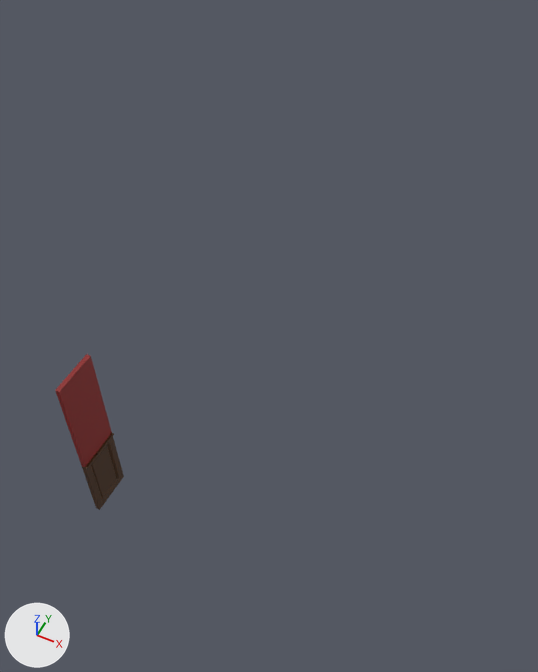
What one commit did to the Blender file Assets/Models/Hallway_00.blend.
The view is the same before and after, from a camera (50 mm lens) standing at (14.8, -12.8, 27.4) and looking at (2.9, 11.1, -2.6). Lighting does not change. The marker at lower left points along +X, +Y and +Z.

Names of what the first picture shows: 'Wall'.
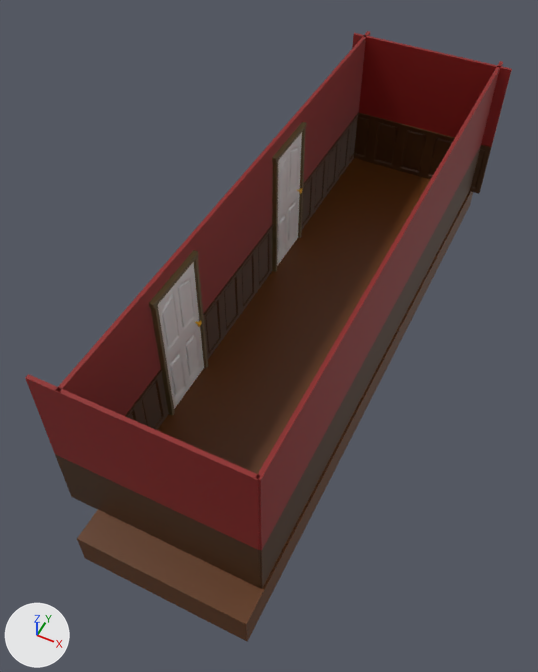
Commit message: worked on hallway

Changed parts and their boxes [x1, y1, x2, y2] in the pictures (538 x 672 px):
'Wall', modifiers changed (540% wider, 255% taller)
    before: [55, 354, 124, 510]
    after: [56, 31, 503, 588]
'Cube', added (brown)
    after: [77, 158, 473, 642]
'Wall.001', added (red)
    after: [25, 374, 260, 588]
    faces in mat_wallpaper_001 (red #8b1c1a): [25, 374, 260, 550]
    faces in mat_wood_001 (brown #482a0a): [55, 455, 260, 588]
'Wall.002', added (red)
    after: [352, 33, 512, 194]
    faces in mat_wallpaper_002 (red #8b1c1a): [352, 33, 512, 147]
    faces in mat_wood_002 (brown #482a0a): [354, 112, 492, 194]
'Door', added
    after: [158, 263, 204, 409]
'Door.001', added
    after: [277, 132, 302, 266]
'DoorFrame', added (brown)
    after: [149, 250, 208, 416]
'DoorFrame.001', added (brown)
    after: [272, 122, 307, 272]

Edits to the bpy script that builds the scene:
```text
Change ob_wall:
    add _m = ob_wall.modifiers.new('Array', 'ARRAY')
    add _m.count = 16
    add _m.constant_offset_displace = (0.0, 0.0, 0.0)
    add _m.relative_offset_displace = (0.0, 1.0, 0.0)
    add _m = ob_wall.modifiers.new('Mirror', 'MIRROR')
    add _m.mirror_object = ob_empty
Add ob_empty:
    ob_empty = bpy.data.objects.new('Empty', None)
    ob_empty.location = (4.25, 0.0, 0.0)
Add ob_cube:
    ob_cube = bpy.data.objects.new('Cube', me_cube_007)  # a box spanning x -1.0..1.0, y -1.0..1.0, z -1.0..1.0; in mat_floor (brown #5e3203)
    ob_cube.location = (4.37, 14.3, -4.96)
    ob_cube.scale = (4.33, 17.0, 1.0)
Add ob_doorframe_001:
    ob_doorframe_001 = bpy.data.objects.new('DoorFrame.001', me_cube_004)  # 45 vertices, 24 faces, 6 loose edges; spans x -1.0..1.0, y -1.8..37.1, z -1.0..1.0; in mat_frame (brown #695936)
    ob_doorframe_001.location = (0.0, 17.18, 0.0)
    ob_doorframe_001.scale = (0.35, 0.0983, 4.12)
Add ob_door_001:
    ob_door_001 = bpy.data.objects.new('Door.001', me_cube_001)  # 66 vertices, 64 faces; spans x -1.0..1.0, y -1.0..1.0, z -1.0..1.0; in mat_door (white #e7e7e7)
    ob_door_001.location = (0.0, 18.92, 0.0)
    ob_door_001.scale = (0.203, 1.65, 4.0)
Add ob_doorframe:
    ob_doorframe = bpy.data.objects.new('DoorFrame', me_cube_004.copy())
    ob_doorframe.location = (0.0, 5.2, 0.0)
    ob_doorframe.scale = (0.35, 0.0983, 4.12)
Add ob_door:
    ob_door = bpy.data.objects.new('Door', me_cube_001.copy())
    ob_door.location = (0.0, 6.94, 0.0)
    ob_door.scale = (0.203, 1.65, 4.0)
Add ob_wall_002:
    ob_wall_002 = bpy.data.objects.new('Wall.002', me_cube_006)  # 47 vertices, 31 faces, 2 loose edges; spans x -0.1..0.19, y -1.0..1.0, z -4.0..5.0; in mat_wallpaper_002 (red #8a1c1a), mat_wood_002 (brown #482a0a); modifiers ARRAY
    ob_wall_002.location = (0.26, 30.32, 0.0)
    ob_wall_002.rotation_euler = (0.0, 0.0, 4.712)  # degrees (0, 0, 270)
Add ob_wall_001:
    ob_wall_001 = bpy.data.objects.new('Wall.001', me_cube_005)  # 47 vertices, 31 faces, 2 loose edges; spans x -0.1..0.19, y -1.0..1.0, z -4.0..5.0; in mat_wallpaper_001 (red #8a1c1a), mat_wood_001 (brown #482a0a); modifiers ARRAY
    ob_wall_001.location = (7.51, -0.93, 0.0)
    ob_wall_001.rotation_euler = (0.0, 0.0, 1.571)  # degrees (0, 0, 90)
```
